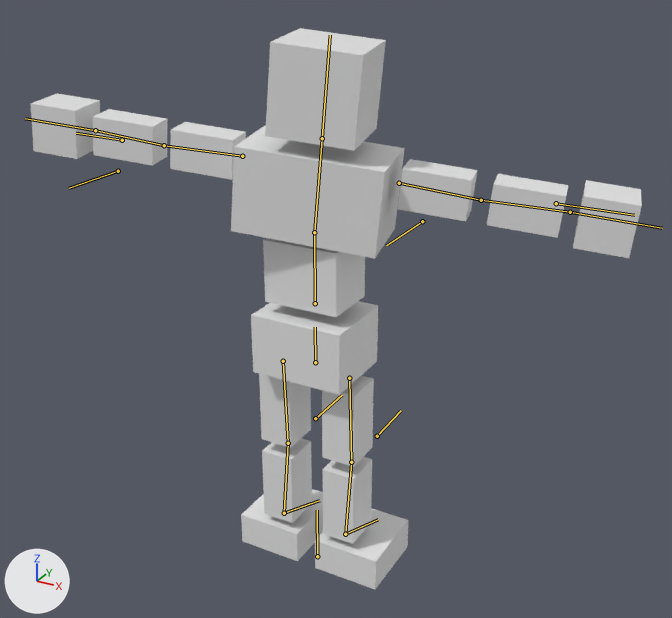
A saved change to the glTF model BrowserGame/public/models/animateblend2.glb.
Camera for both pictures: a 50 mm camera at (10.48, -18.01, 11.74) aimed at (0.3, 0.5, 2.49). Arrows for +X, +Y and +Z are at lower left; the lights stay in place. Both versions are drawn at frame 6 of the action 'chest.run'; the numbers are the values there. The bones that bend it are drawn over the model as lines.

The first picture shows '立方体'.
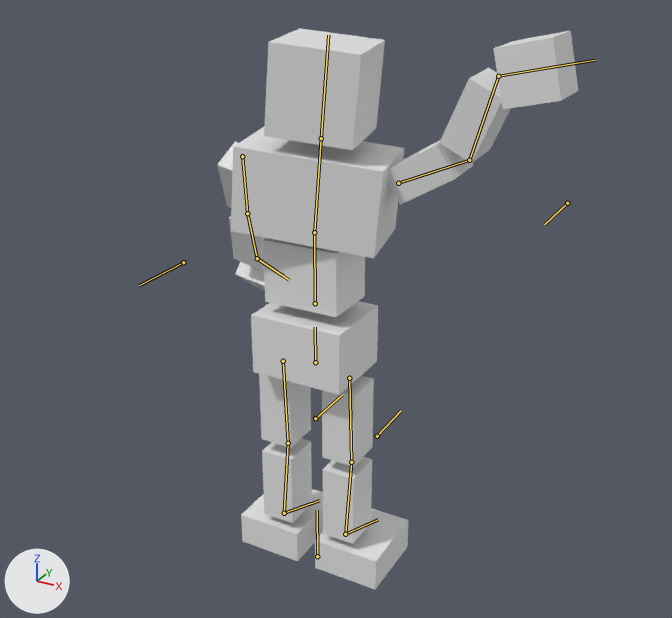
Edits to the bpy script that builds the scene:
```text
Change bone_chest:
    where bone_chest = bpy.data.objects['アーマチュア'].pose.bones['chest']  # child of 'waist'
    bone_chest.rotation_quaternion: (0.993, 0.005, 0.112, -0.048) -> (0.994, 0.005, 0.104, -0.045)  # degrees (0, 13, -6) -> degrees (0, 12, -5)
Change bone_upper_arm_r:
    where bone_upper_arm_r = bpy.data.objects['アーマチュア'].pose.bones['upper arm.R']  # child of 'chest'
    bone_upper_arm_r.rotation_quaternion: (1.0, 0.0, 0.0, 0.0) -> (0.709, -0.258, -0.05, 0.654)  # degrees (0, 0, 0) -> degrees (-27, 15, 82)
Change bone_forearm_r:
    where bone_forearm_r = bpy.data.objects['アーマチュア'].pose.bones['forearm.R']  # child of 'upper arm.R'
    bone_forearm_r.rotation_quaternion: (1.0, 0.0, 0.0, 0.0) -> (0.997, 0.06, 0.0, -0.001)  # degrees (0, 0, 0) -> degrees (7, 0, 0)
Change bone_hand_r:
    where bone_hand_r = bpy.data.objects['アーマチュア'].pose.bones['hand.R']  # child of 'forearm.R'
    bone_hand_r.rotation_quaternion: (1.0, 0.0, 0.0, 0.0) -> (0.961, -0.256, 0.017, 0.101)  # degrees (0, 0, 0) -> degrees (-29, 5, 11)
Change bone_upper_arm_l:
    where bone_upper_arm_l = bpy.data.objects['アーマチュア'].pose.bones['upper arm.L']  # child of 'chest'
    bone_upper_arm_l.rotation_quaternion: (1.0, 0.0, 0.0, 0.0) -> (0.659, -0.121, 0.702, 0.241)  # degrees (0, 0, 0) -> degrees (-85, 100, -55)
Change bone_forearm_l:
    where bone_forearm_l = bpy.data.objects['アーマチュア'].pose.bones['forearm.L']  # child of 'upper arm.L'
    bone_forearm_l.rotation_quaternion: (1.0, 0.0, 0.0, 0.0) -> (0.957, -0.291, 0.0, -0.006)  # degrees (0, 0, 0) -> degrees (-34, 0, -1)
Change bone_hand_l:
    where bone_hand_l = bpy.data.objects['アーマチュア'].pose.bones['hand.L']  # child of 'forearm.L'
    bone_hand_l.rotation_quaternion: (1.0, 0.0, 0.0, 0.0) -> (0.625, 0.274, -0.646, -0.343)  # degrees (0, 0, 0) -> degrees (89, -38, -95)
```

Changed parts and their boxes [x1, y1, x2, y2] in the pictures (672 x 618 px):
'立方体', posed (41% narrower)
    before: [31, 28, 642, 589]
    after: [217, 28, 578, 589]
bone 'chest', root to tip
    before: (314, 232) to (322, 138)
    after: (314, 232) to (321, 138)
bone 'upper arm.R', root to tip
    before: (242, 156) to (164, 145)
    after: (242, 156) to (247, 213)
bone 'forearm.R', root to tip
    before: (164, 145) to (95, 130)
    after: (247, 213) to (257, 258)
bone 'hand.R', root to tip
    before: (95, 130) to (25, 118)
    after: (257, 258) to (289, 280)
bone 'upper arm.L', root to tip
    before: (399, 183) to (481, 200)
    after: (398, 183) to (469, 160)
bone 'forearm.L', root to tip
    before: (481, 200) to (570, 212)
    after: (469, 160) to (498, 76)
bone 'hand.L', root to tip
    before: (570, 212) to (662, 228)
    after: (498, 76) to (595, 60)
